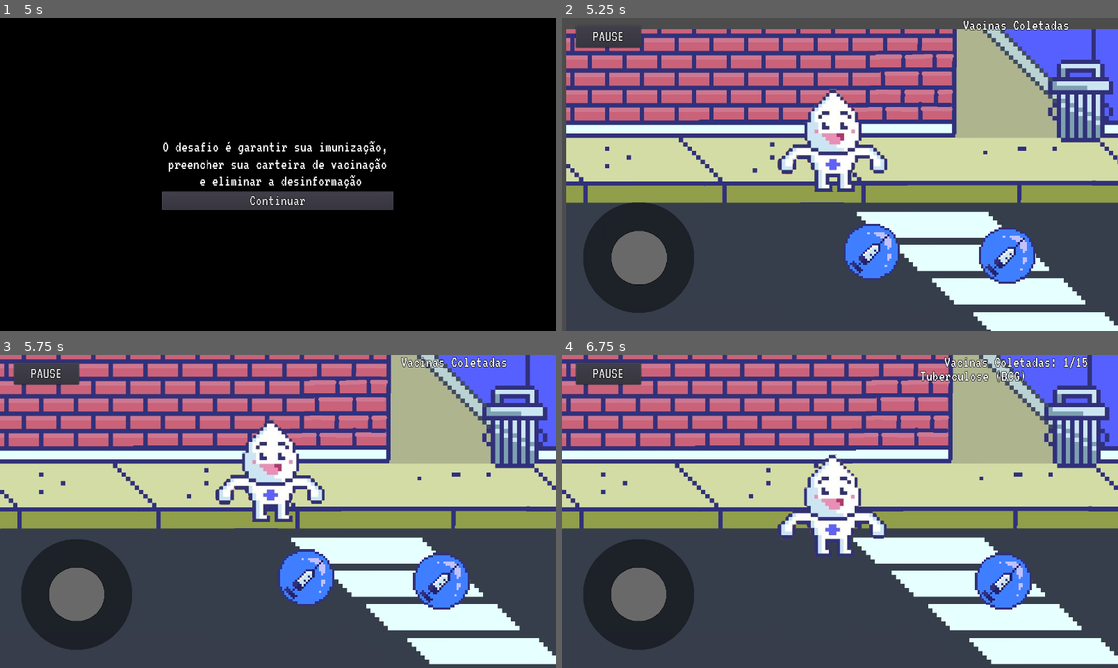
Above: before the commit, frames 1-4 (two rows, left to right).
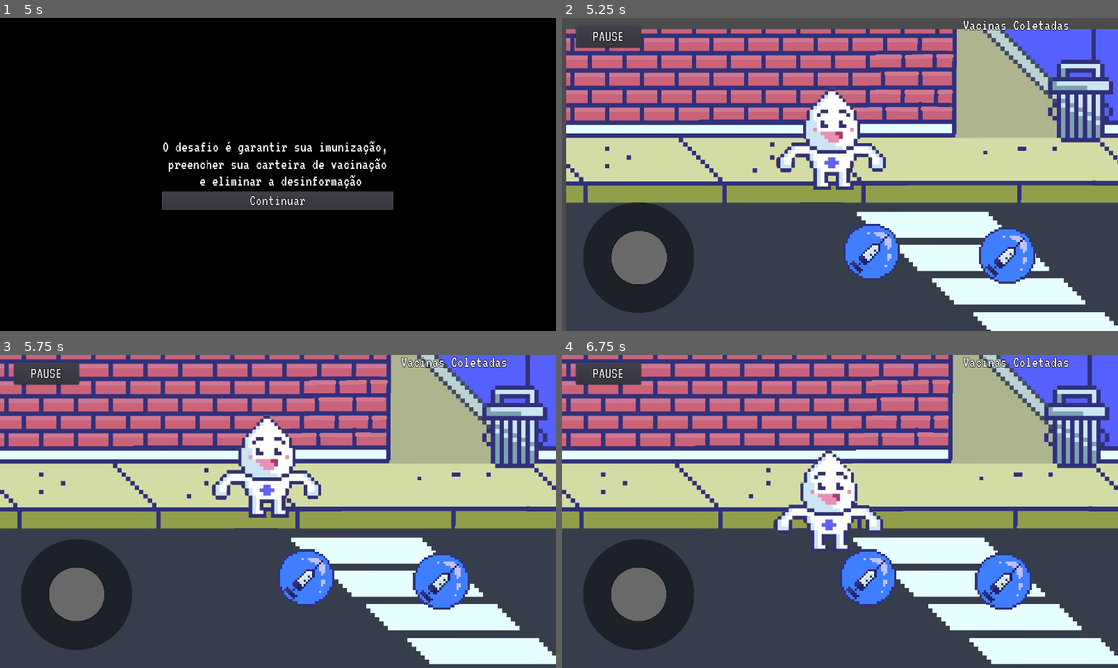
Above: after the commit, the same moments.

Repository: DouglasKosvoski/SGXD
Game: Godot game, scene res://Cenas/GameOpening.tscn
Same seed, same stepped clock (60 frames per second), same inputs: the game is played once before the commit and once after it. The engine's default icon, where the game draws it, is replaced by a stand-in: a white triangle on a blue panel in a dark square.
Inputs (mouse positions are in pixels of both pictures, inside the frame that each line leads up to):
- Up to frame 1 (5 s): move the mouse to (400, 158) at 0.52 s; hold Right (ui_right) 0.53-1.25 s; click (400, 158) at 0.67 s; tap Enter at 1.25, 2.75 s; drag from (166, 190) to (250, 237) at 1.27 s; tap Space at 2 s; move the mouse to (333, 105) at 2.02 s; hold Right (ui_right) 2.03-2.75 s; drag from (250, 237) to (111, 127) at 2.77 s; move the mouse to (444, 221) at 3.52 s; hold Left (ui_left) 3.53-4.25 s; click "INICIAR" at 4.25 s
- Up to frame 2 (5.25 s): click "Continuar" at 5 s
- Up to frame 3 (5.75 s): no input
- Up to frame 4 (6.75 s): drag from (673, 464) to (756, 433) at 5.77 s; tap Space at 6.5 s; move the mouse to (867, 511) at 6.52 s; hold Down (ui_down) from 6.53 s (still down); click (867, 511) at 6.67 s

Frame 1 is identical in both runs. In frame 2, 1.5% of the frame differs, in the area x 38-59%, y 22-56%; in frame 3, 2.4%; in frame 4, 4.7%, in the area x 38-95%, y 0-81%.

Commit message:
Lock player on LevelCompleted, changed joystick vertical sensitivity, fix bug where left and right arrows wouldn't flip the character sprite

Diff:
--- a/Cenas/Fases/Fase01.tscn
+++ b/Cenas/Fases/Fase01.tscn
@@ -39,7 +39,7 @@
 
 [node name="Player" parent="." instance=ExtResource( 2 )]
 position = Vector2( 584, 200 )
-FRICTION = 0.2
+FRICTION = 0.3
 vacine_font = "res://Addons/game_font.tres"
 lvl_qtd_vacinas = 15
 
--- a/Scripts/LevelComplete.gd
+++ b/Scripts/LevelComplete.gd
@@ -3,4 +3,5 @@
 export(String, FILE, "*.tscn") var next_level
 
 func _on_NextLevel_pressed():
+	get_tree().paused = false
 	get_tree().change_scene(next_level)
--- a/Scripts/Player.gd
+++ b/Scripts/Player.gd
@@ -10,7 +10,7 @@
 
 onready var joystick = $CanvasLayer/Container/Joystick/Joystick_button
 const UP = Vector2(0,-1)
-const joystick_trigger = 0.5
+const joystick_trigger = 0.2
 var motion = Vector2()
 var vacine_counter = 0
 
@@ -37,9 +37,9 @@
 	motion = move_and_slide(motion)
 
 func flip_animation():
-	if joystick.get_value().x > 0:
+	if Input.is_action_just_pressed("ui_right") or joystick.get_value().x > 0:
 		$AnimatedSprite.flip_h = false
-	elif joystick.get_value().x < 0:
+	elif Input.is_action_just_pressed("ui_left") or joystick.get_value().x < 0:
 		$AnimatedSprite.flip_h = true
 
 func gravity(motion, g):
@@ -61,6 +61,7 @@
 		level_win()
 
 func level_win():
+	get_tree().paused = true
 	$CanvasLayer/Container.visible = false
 	$CanvasLayer/Vacinas.visible = false
 	get_parent().get_node("PauseMenu/CanvasLayer/Container").visible = false
